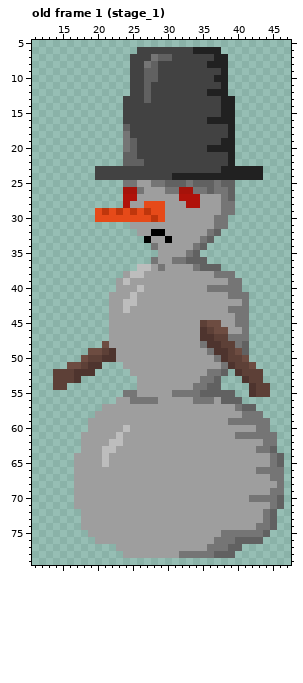
Pixel-art file, stored at assets/sprites/snowman.aseprite. That is the earlier state.
64x80 pixels, 6 frames. Shown: old frame 1 (stage_1): x 11..47, y 5..79. The commit also changed other frames, which this record leaves out.
New version:
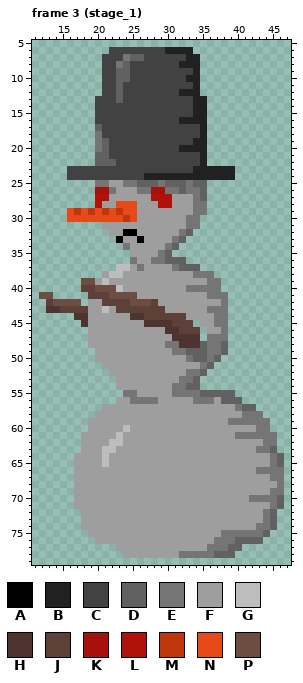
Palette (. is transparent): A #000000  B #212121  C #424242  D #616161  E #757575  F #9e9e9e  G #bdbdbd  H #4e342e  J #5d4037  K #a6120a  L #b0120a  M #bf360c  N #e64a19  P #6d4c41
A new or re-ordered frame is compared with the old frame closest to it.
Difference:
frames 6 -> 9
Changed rows in their new state; - is an unchanged pixel.
Frame 3 (stage_1) is new; against old frame 1 (stage_1), layers "Layer 1", "Flattened":
first column x 12:
 6 ----------CCCC----BBBB....-------
 7 ---------CCCEDD-CCC--BB....------
 8 ---------CCED--CC---BBB....------
 9 ---------CCDD--CC-----B....------
10 ---------CCDD--CC----BB....------
11 ---------CCDC--C------B....------
12 ---------CCDC--C----BBB....------
13 --------CCCD---C------BB....-----
14 --------CCCC----------BB....-----
15 --------CCCC----------BB....-----
16 --------CCCC--------BBBB....-----
17 --------DCCCC----------B....-----
18 --------ECCCC----------B....-----
19 --------EDCCCC--------BB....-----
20 --------EDCCCC------BBBB....-----
21 --------DDCCCC---------B....-----
22 --------DDDCCCC--------B....-----
23 ----CCCC--------------BBBB--....-
24 ----CCCC-------BBBB---------....-
25 --------EEFF--DDD-------....-----
26 --------KKEFFF-EKK--DE-D....-----
27 --------LLFFFF--LLL-FFED....-----
28 --------LFFNNN-FFLL--FEE....-----
29 ----NMNM-----NFFFF----EE....-----
30 ----NNNN----M-FFFF---EE....------
31 ---------FFFF--------EE....------
32 ----------FFAA--FF--ED....-------
33 -----------AFFAF--FED....--------
34 ------------EFFFF-ED....---------
35 -------------FFFFED....----------
36 -------------EFF-EDDD...---------
37 -----------GGFEF-F-EDDD...-------
38 ---------FGG-FF-------EEE...-----
39 ------PPFGF-F-----------EE...----
40 ------JJPPPG--F------EEE--...----
41 PP-----JJJPPPP----------EEE...---
42 -JPPPP-FFJJJJPPPJ---------E...---
43 -HHJJJJFFG-JJJJJJJ------EEE...---
44 -----HHFFF---HHJJJJJJ----EE...---
45 ------HFFF-----HHHHJJJ.FFEE...---
46 -------FFF--------HHJJJ.FFE...---
47 -------FFF---------HHHH.EEE...---
48 -------FFF--------EEHHHDEED...---
49 -------.FFF--------EEDDD-ED...---
50 ------..FFF----------EDDED....---
51 ----.....FFF-----------ED......--
52 --......--FFF--------EED...-....-
53 --....-----FFF------EED...---...-
54 --..-------FFF-----EEDD...----...
55 ------------------------------...
